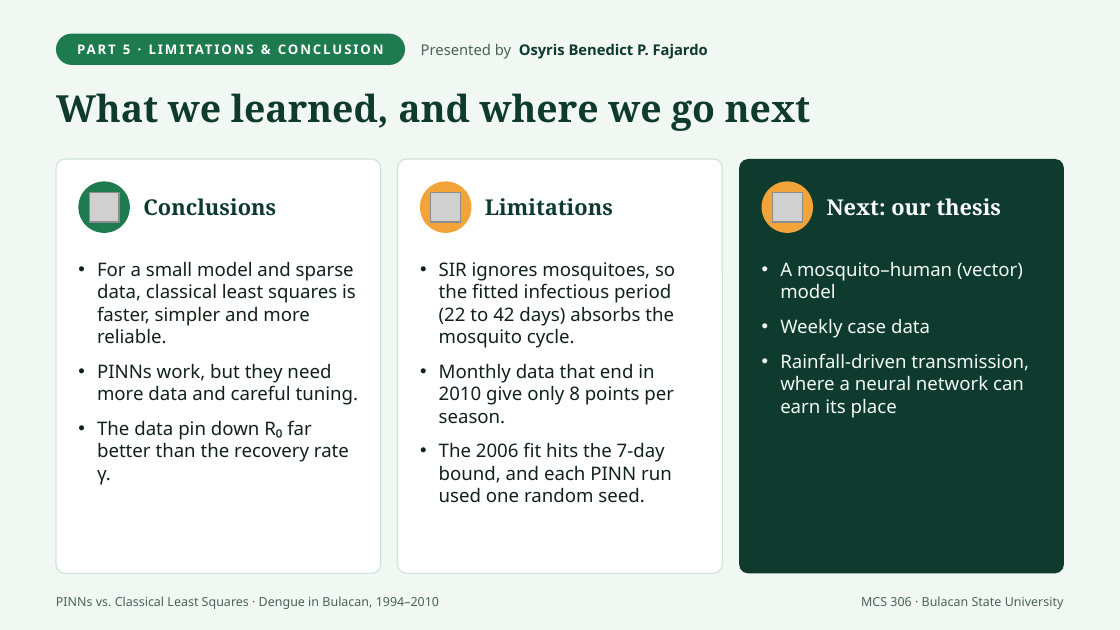
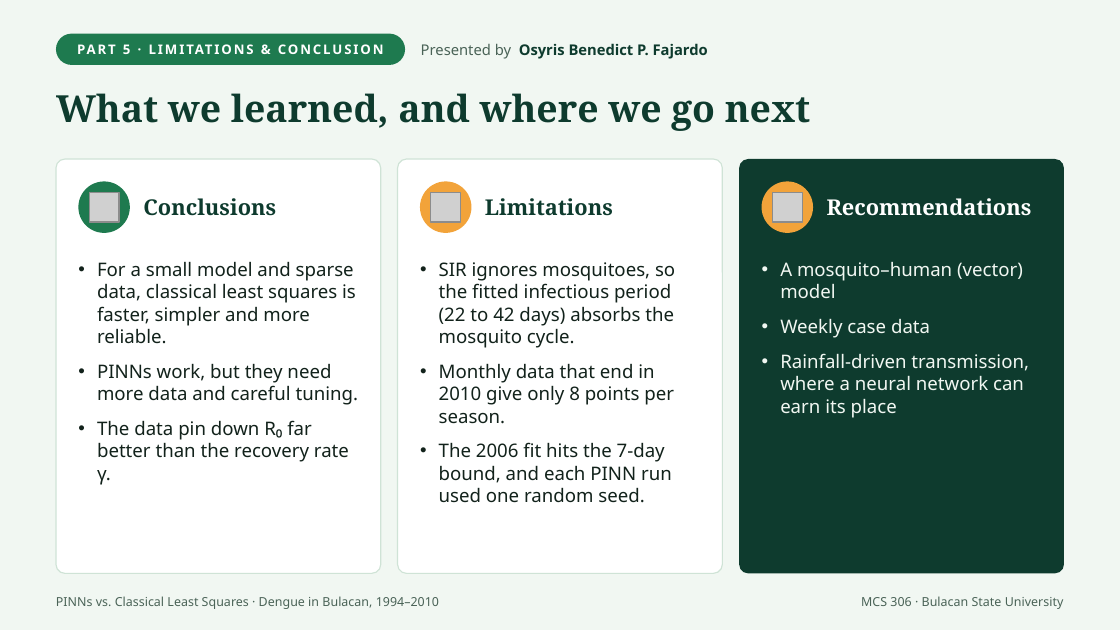
Before and after one commit to SeanXxotick/MCS306FCO, a slide deck: slide 10 of presentation/PINN_Dengue_Bulacan_Slides.pptx. Drawn at 1120x630 pixels with LibreOffice and Linux fonts; fonts in the diff are those of the drawing; grey boxes stand for pictures. Boxes give left, top, right and bottom in pixels: in the first picture for what was removed or moved away, otherwise in the second. Text is boxed around its words. In the diff, an @@ line names an element or a change of style, - is before the commit and + after.

Commit message:
Rename slide 10's last card to Recommendations

```diff
--- a/presentation/PINN_Dengue_Bulacan_Slides.pptx
+++ b/presentation/PINN_Dengue_Bulacan_Slides.pptx
@@ text at [827, 198, 1032, 216]: text changed @@
-Next: our thesis
+Recommendations
```
Also in this commit, not shown: 1 other file.
